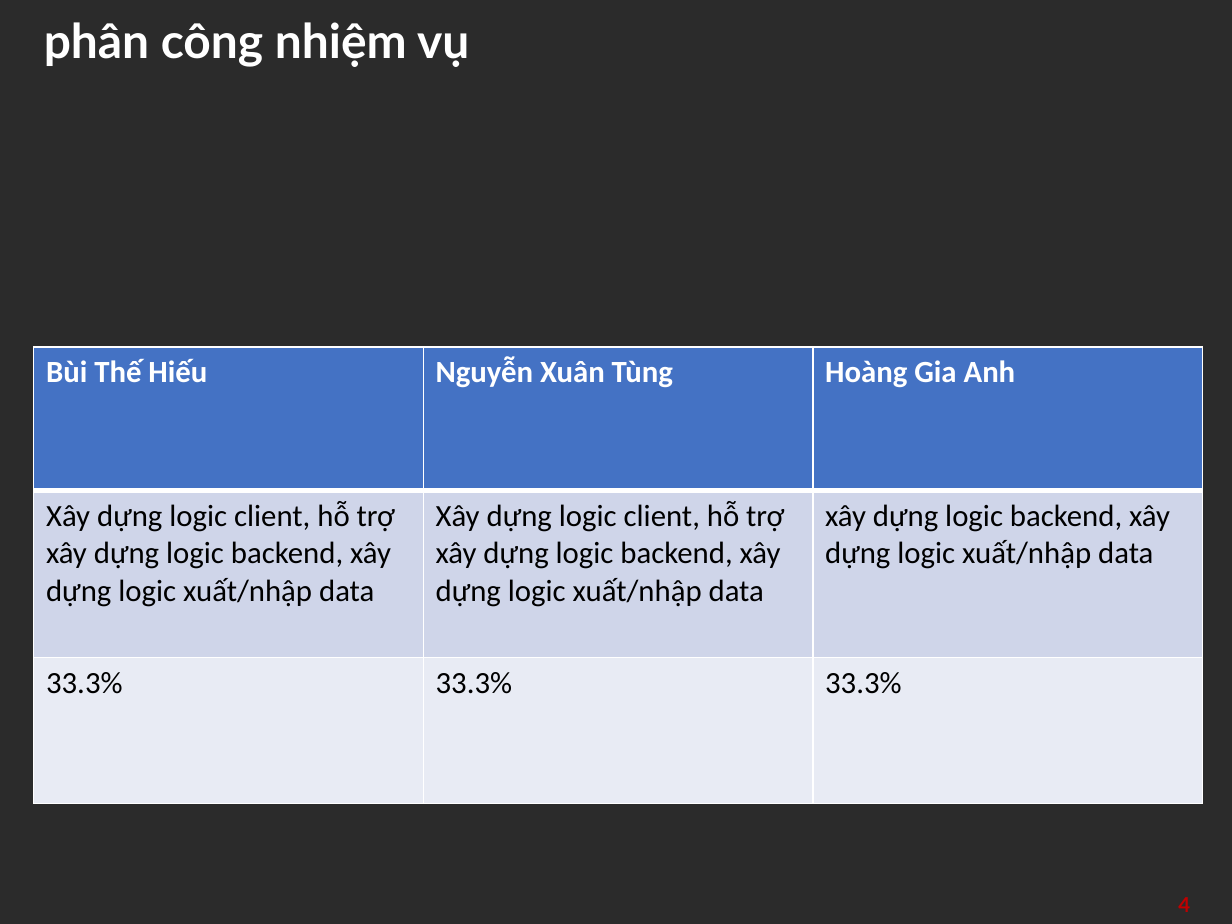
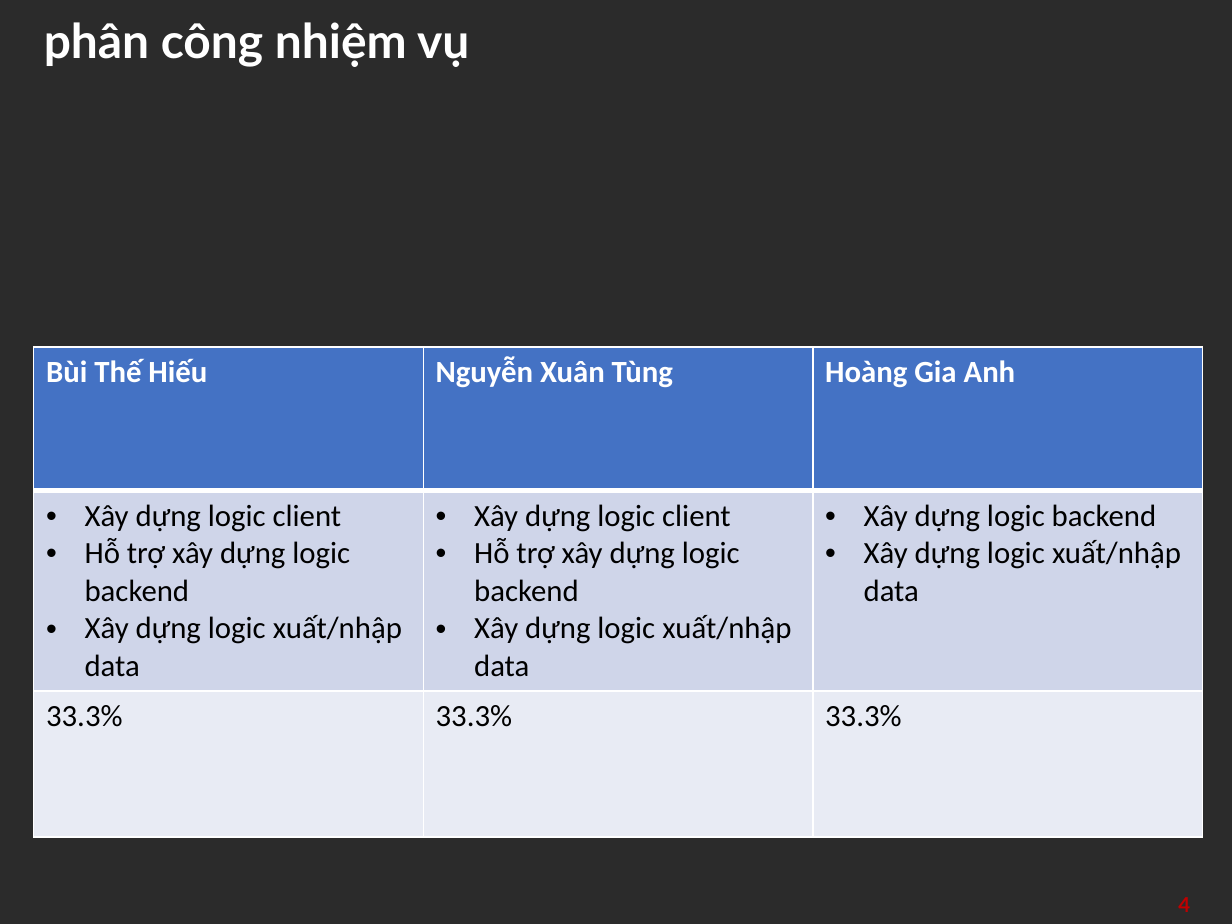
Before and after one commit to tunglm271/Project-tap-trinh-mang, a slide deck: slide 4 of slide.pptx. Drawn at 1232x924 pixels with LibreOffice and Linux fonts; fonts in the diff are those of the drawing; background and template pictures are left out; a plain dark background stands for a picture behind light text. Boxes give left, top, right and bottom in pixels: in the first picture for what was removed or moved away, otherwise in the second. Text is boxed around its words. In the diff, an @@ line names an element or a change of style, - is before the commit and + after.

Commit message:
update slide

```diff
--- a/slide.pptx
+++ b/slide.pptx
@@ table at bbox=[33, 347, 1201, 834] @@
-row 2: Xây dựng logic client, hỗ trợ xây dựng logic backend, xây dựng logic xuất/nhập data | Xây dựng logic client, hỗ trợ xây dựng logic backend, xây dựng logic xuất/nhập data | xây dựng logic backend, xây dựng logic xuất/nhập data
+row 2: Xây dựng logic client / Hỗ trợ xây dựng logic backend / Xây dựng logic xuất/nhập data | Xây dựng logic client / Hỗ trợ xây dựng logic backend / Xây dựng logic xuất/nhập data | Xây dựng logic backend / Xây dựng logic xuất/nhập data
```
Also in this commit, not shown: 2 slides added.
